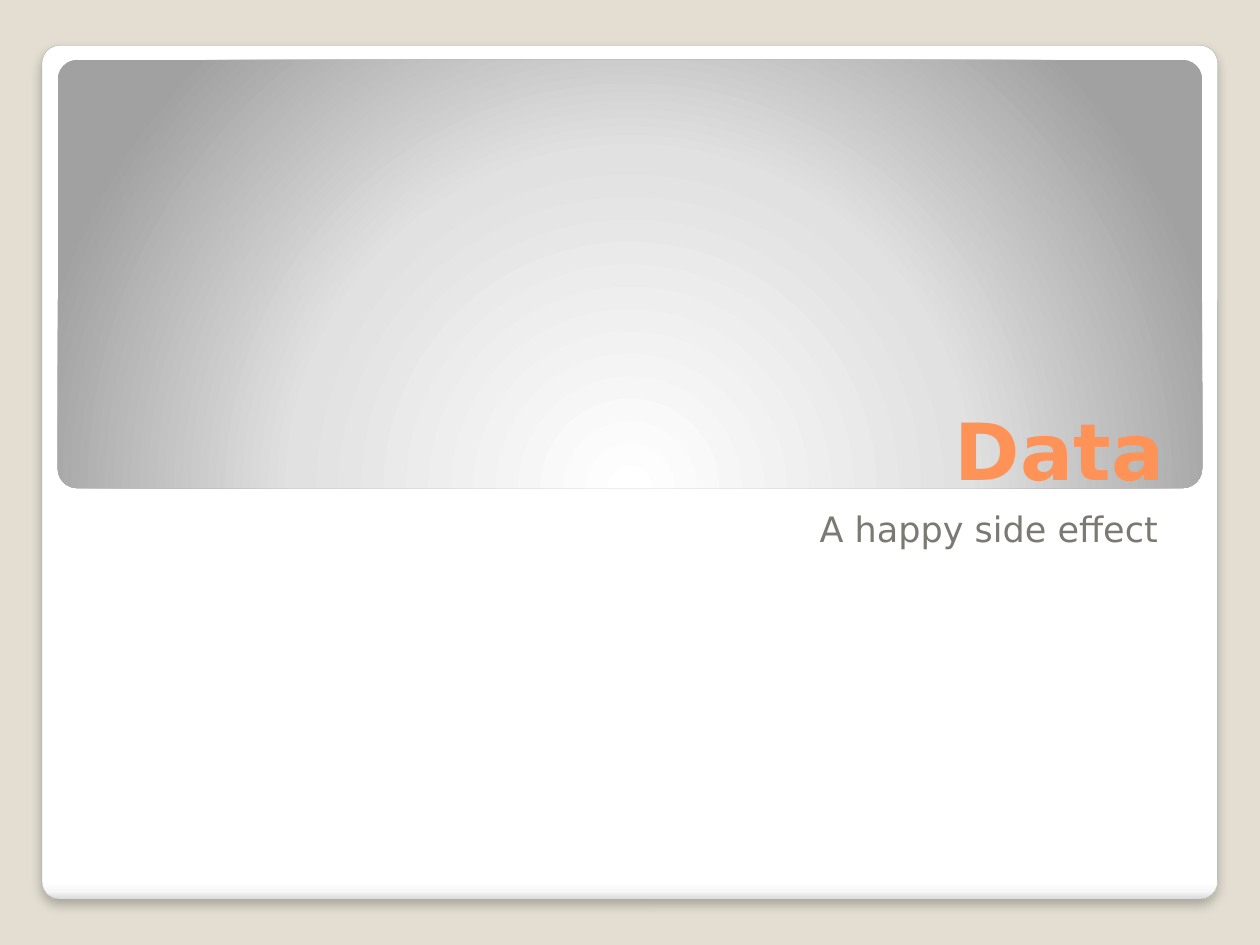
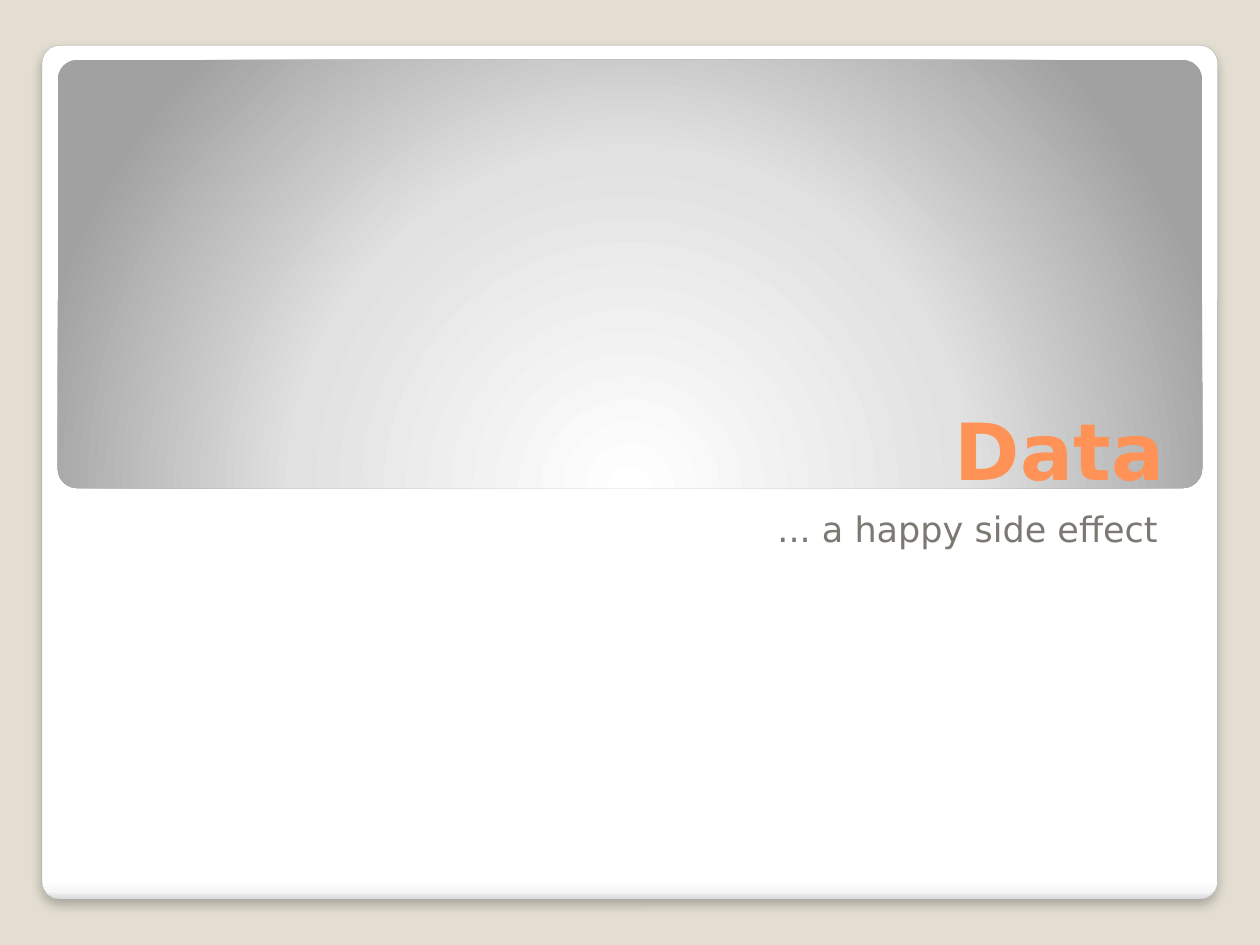
Before and after one commit to michelgrootjans/dkvlessonslearned, a slide deck: slide 19 of slides/Technical Session/Lessons learned.pptx. Drawn at 1260x945 pixels with LibreOffice and Linux fonts; fonts in the diff are those of the drawing. Boxes give left, top, right and bottom in pixels: in the first picture for what was removed or moved away, otherwise in the second. Text is boxed around its words. In the diff, an @@ line names an element or a change of style, - is before the commit and + after.

```diff
--- a/slides/Technical Session/Lessons learned.pptx
+++ b/slides/Technical Session/Lessons learned.pptx
@@ subtitle at box(822, 515, 1157, 549): text changed @@
-A happy side effect
+... a happy side effect
```
Also in this commit, not shown: 4 other slides changed, 1 slide added.
